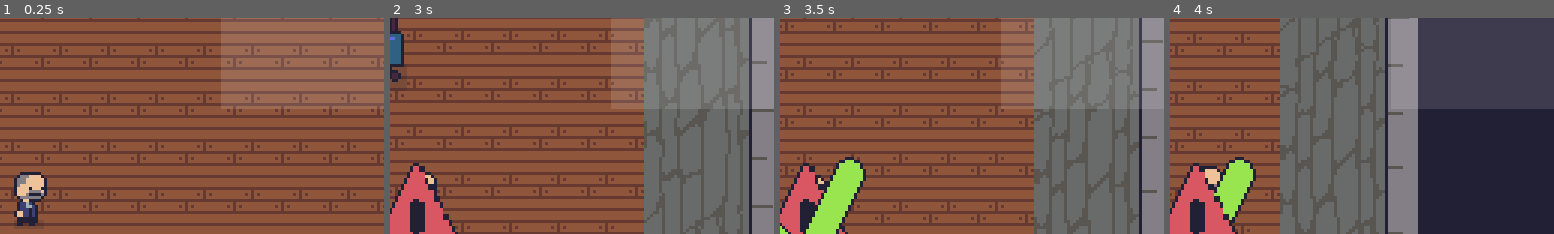
Above: before the commit, frames 1-4 (left to right).
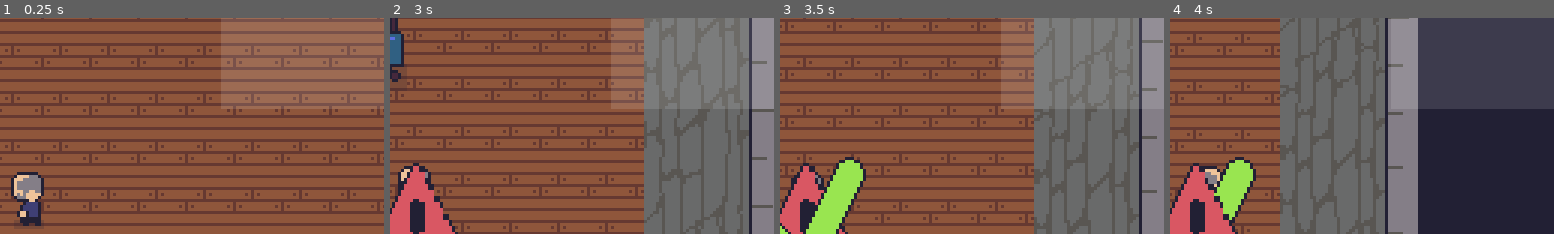
Above: after the commit, the same moments.

Repository: jiink/treasury-trouble
Game: Godot game, scene res://treasury.tscn
Same seed, same stepped clock (60 frames per second), same inputs: the game is played once before the commit and once after it.
Inputs (mouse positions are % of the whole screen's width and height, from its top left):
- Up to frame 1 (0.25 s): no input
- Up to frame 2 (3 s): click "skip wait" at 0.5 s; click "skip wait" at 1.25 s; move the mouse to (72, 45) at 2.02 s; hold D (right) 2.03-2.78 s; tap Space (a) at 2.1, 2.85 s; move the mouse to (30, 55) at 2.77 s; hold S (down) from 2.78 s (still down)
- Up to frame 3 (3.5 s): keep holding S (down)
- Up to frame 4 (4 s): move the mouse to (60, 28) at 3.52 s; release S (down) at 3.53 s; hold D (right) from 3.53 s (still down); click (60, 28) at 3.6 s; tap Space (a) at 3.8 s
The pictures show only the part of the screen within x 46-96%, y 3-53%; the shares and areas given below are measured in that part.

The runs differ from the first frame. In frame 1, 1.4% of the frame differs, in the area x 2-13%, y 71-97%; in frame 2, 0.3%; in frame 3, 0.1%; in frame 4, 0.1%.

Commit message:
player faces cursor now.

Diff:
--- a/player/movement.gd
+++ b/player/movement.gd
@@ -1,4 +1,4 @@
-extends Node
+extends Node2D
 
 export (float) var max_speed = 100
 export (float) var accel = 10
@@ -22,6 +22,22 @@
 	var movement = motion * speed
 	target.move_and_slide(movement)
 
+	var cursor_angle = target.position.angle_to_point(get_global_mouse_position())
+	#var f = cursor_angle / PI
+	#print("%1.2f PI" % f)
+	var anim_to_play
+
+	if cursor_angle > 0 and cursor_angle <= PI/2:
+		anim_to_play = "backleft"
+	elif cursor_angle > PI/2 and cursor_angle <= PI:
+		anim_to_play = "backright"
+	elif cursor_angle > -PI and cursor_angle <= -PI/2:
+		anim_to_play = "frontright"
+	elif cursor_angle > -PI/2 and cursor_angle <= 0:
+		anim_to_play = "frontleft"
+
+	aspr.animation = anim_to_play
+
 #	print(direction)
 #	match direction:
 #		"rightdown" or "down" or "right":
@@ -43,10 +59,10 @@
 
 	if Input.is_action_pressed("left"):
 		motion.x -= 1
-		aspr.animation = "frontleft"
+#		aspr.animation = "frontleft"
 	if Input.is_action_pressed("right"):
 		motion.x += 1
-		aspr.animation = "frontright"
+#		aspr.animation = "frontright"
 
 	speed = clamp(speed, 0, max_speed)
 	if Input.is_action_pressed("right") or Input.is_action_pressed("up") or Input.is_action_pressed("left") or Input.is_action_pressed("down"):
--- a/player/player.tscn
+++ b/player/player.tscn
@@ -1,19 +1,19 @@
 [gd_scene load_steps=24 format=2]
 
 [ext_resource path="res://player/player.gd" type="Script" id=1]
-[ext_resource path="res://player/sprites/ceo_run_frontright1.png" type="Texture" id=2]
-[ext_resource path="res://player/sprites/ceo_run_frontright2.png" type="Texture" id=3]
-[ext_resource path="res://player/sprites/ceo_run_frontright3.png" type="Texture" id=4]
-[ext_resource path="res://player/sprites/ceo_run_frontleft1.png" type="Texture" id=5]
-[ext_resource path="res://player/sprites/ceo_run_frontleft2.png" type="Texture" id=6]
-[ext_resource path="res://player/sprites/ceo_run_frontleft3.png" type="Texture" id=7]
-[ext_resource path="res://player/sprites/ceo_run_backright1.png" type="Texture" id=8]
-[ext_resource path="res://player/sprites/ceo_run_backright2.png" type="Texture" id=9]
-[ext_resource path="res://player/sprites/ceo_run_backright3.png" type="Texture" id=10]
-[ext_resource path="res://player/sprites/ceo_run_backleft1.png" type="Texture" id=11]
-[ext_resource path="res://player/sprites/ceo_run_backleft2.png" type="Texture" id=12]
-[ext_resource path="res://player/sprites/ceo_run_backleft3.png" type="Texture" id=13]
-[ext_resource path="res://player/movement.gd" type="Script" id=14]
+[ext_resource path="res://player/movement.gd" type="Script" id=2]
+[ext_resource path="res://player/sprites/ceo_run_frontright1.png" type="Texture" id=3]
+[ext_resource path="res://player/sprites/ceo_run_frontright2.png" type="Texture" id=4]
+[ext_resource path="res://player/sprites/ceo_run_frontright3.png" type="Texture" id=5]
+[ext_resource path="res://player/sprites/ceo_run_frontleft1.png" type="Texture" id=6]
+[ext_resource path="res://player/sprites/ceo_run_frontleft2.png" type="Texture" id=7]
+[ext_resource path="res://player/sprites/ceo_run_frontleft3.png" type="Texture" id=8]
+[ext_resource path="res://player/sprites/ceo_run_backright1.png" type="Texture" id=9]
+[ext_resource path="res://player/sprites/ceo_run_backright2.png" type="Texture" id=10]
+[ext_resource path="res://player/sprites/ceo_run_backright3.png" type="Texture" id=11]
+[ext_resource path="res://player/sprites/ceo_run_backleft1.png" type="Texture" id=12]
+[ext_resource path="res://player/sprites/ceo_run_backleft2.png" type="Texture" id=13]
+[ext_resource path="res://player/sprites/ceo_run_backleft3.png" type="Texture" id=14]
 [ext_resource path="res://player/sweep_box.gd" type="Script" id=15]
 [ext_resource path="res://player/sprites/sweep4.png" type="Texture" id=16]
 [ext_resource path="res://player/sprites/sweep1.png" type="Texture" id=17]
@@ -61,6 +61,9 @@
 [node name="player" type="KinematicBody2D"]
 script = ExtResource( 1 )
 
+[node name="movement" type="Node2D" parent="."]
+script = ExtResource( 2 )
+
 [node name="ColorRect" type="ColorRect" parent="."]
 margin_left = -5.0
 margin_right = 5.0
@@ -78,9 +81,6 @@
 position = Vector2( 0, 1 )
 rotation = 1.5708
 shape = SubResource( 2 )
-
-[node name="movement" type="Node" parent="."]
-script = ExtResource( 14 )
 
 [node name="wep_holder" type="Node2D" parent="."]
 
@@ -113,4 +113,5 @@
 [node name="timer" type="Timer" parent="sweep_box"]
 wait_time = 0.3
 one_shot = true
+
 [connection signal="timeout" from="sweep_box/timer" to="sweep_box" method="_on_timer_timeout"]
Not shown: 1 places in player/player.tscn that only renumber resources
